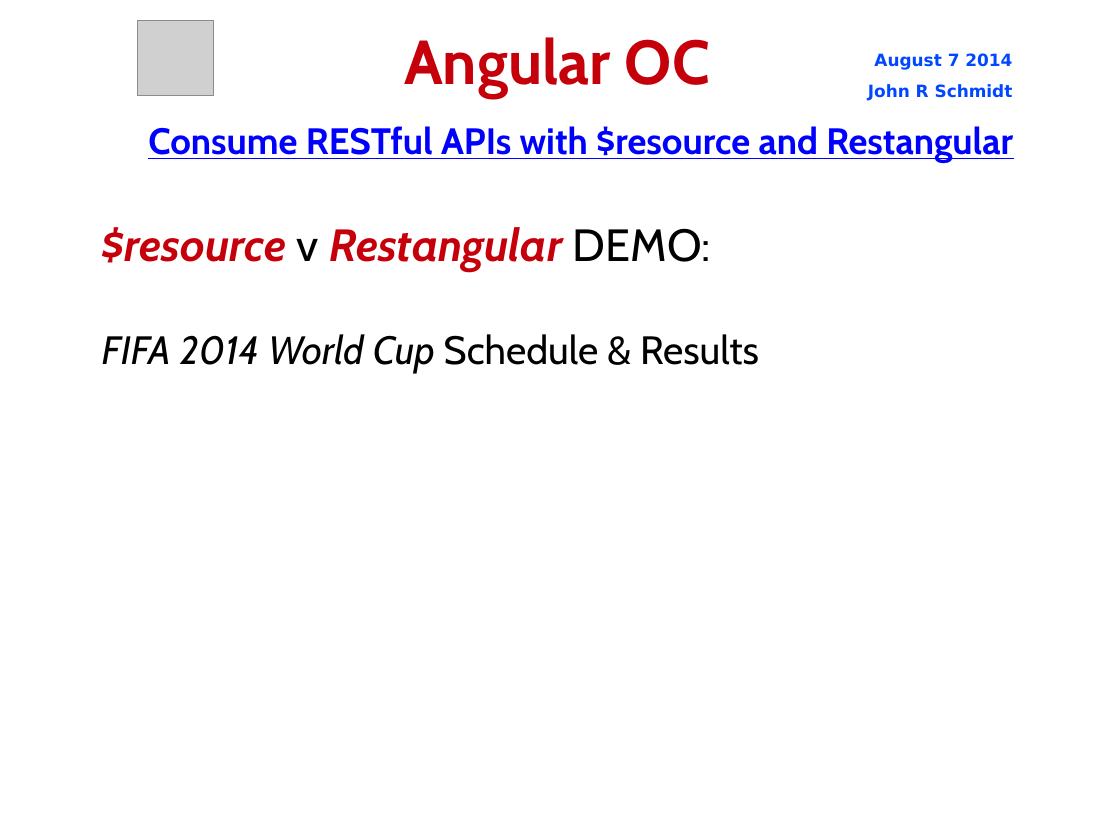
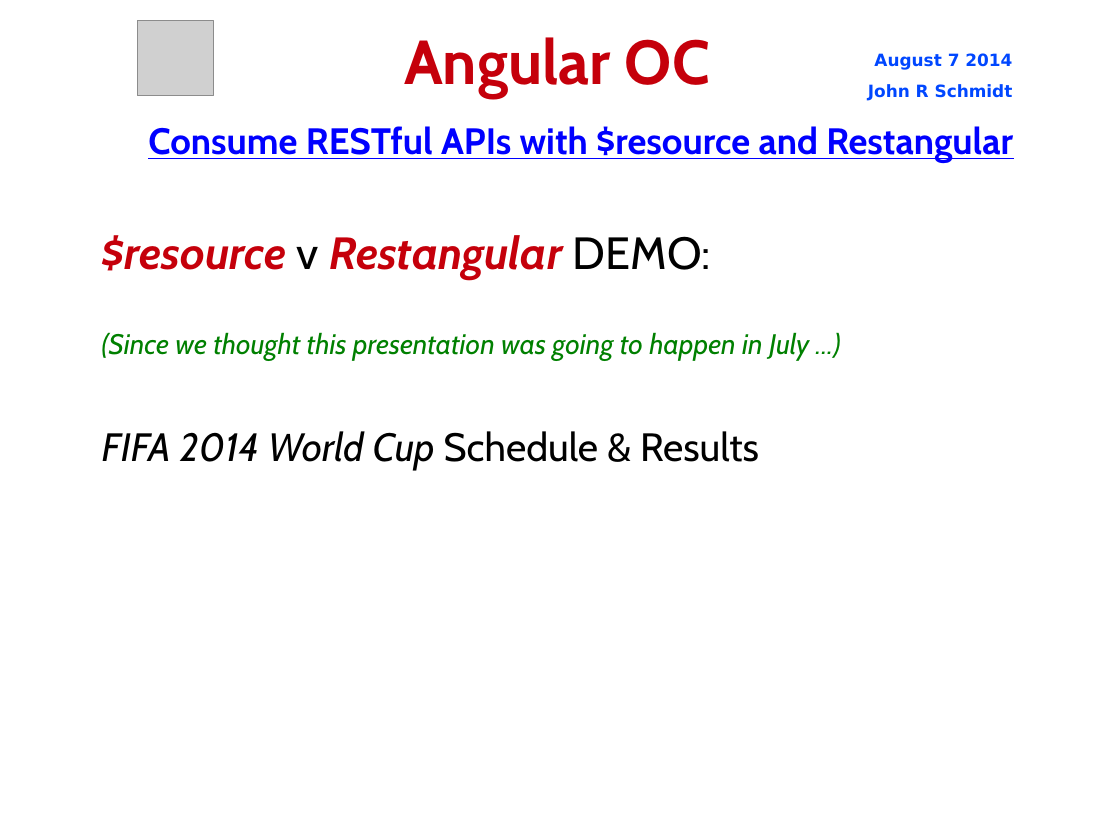
Before and after one commit to jrschmidt/fifa-angular-rest-demo, a slide deck: slide 8 of fifa.odp (slide 7 before the commit). Drawn at 1120x840 pixels with LibreOffice and Linux fonts; fonts in the diff are those of the drawing; grey boxes stand for pictures; background and template pictures are left out. Boxes give left, top, right and bottom in pixels: in the first picture for what was removed or moved away, otherwise in the second. Text is boxed around its words. In the diff, an @@ line names an element or a change of style, - is before the commit and + after.

```diff
--- a/fifa.odp
+++ b/fifa.odp
@@ subtitle "$resource v Restangular DEMO:": place and size @@
-subtitle "$resource v Restangular DEMO:" at (102,227,759,373)
+subtitle "$resource v Restangular DEMO:" at (102,235,711,280)
@@ subtitle at (102,334,759,373): paragraph removed @@
-FIFA 2014 World Cup Schedule & Results
@@ text added at (102,332,809,360), 20 pt, text #008000, italic @@
+(Since we thought this presentation was going to happen in July ...)
@@ text added at (102,431,759,471), 28 pt, text #000000, italic @@
+FIFA 2014 World Cup Schedule & Results
```
Also in this commit, not shown: 3 other slides changed, 1 slide added.
